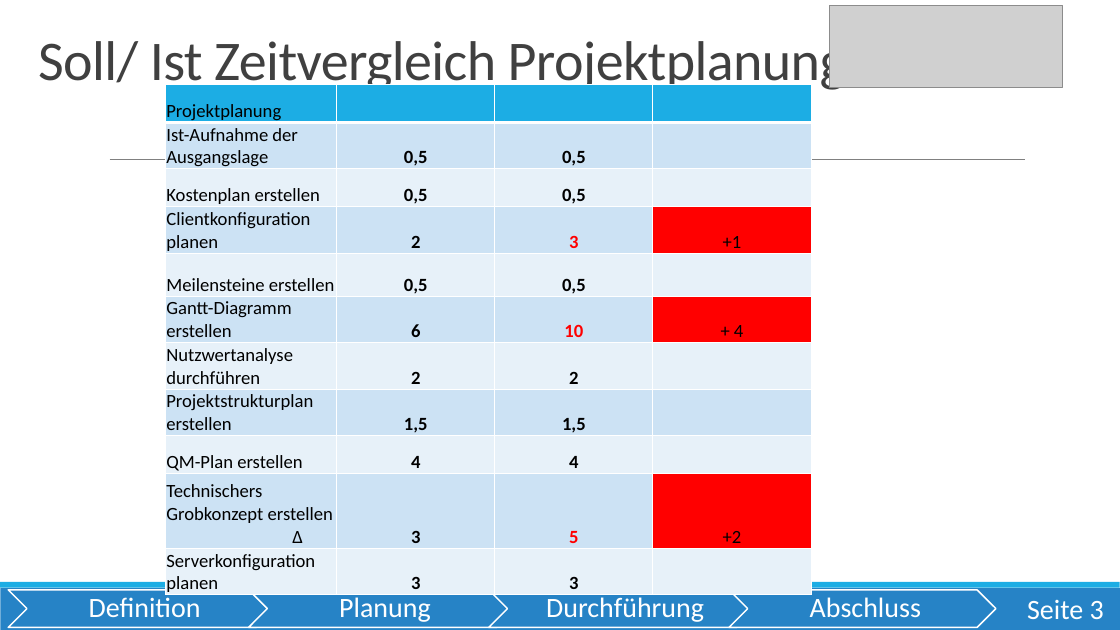
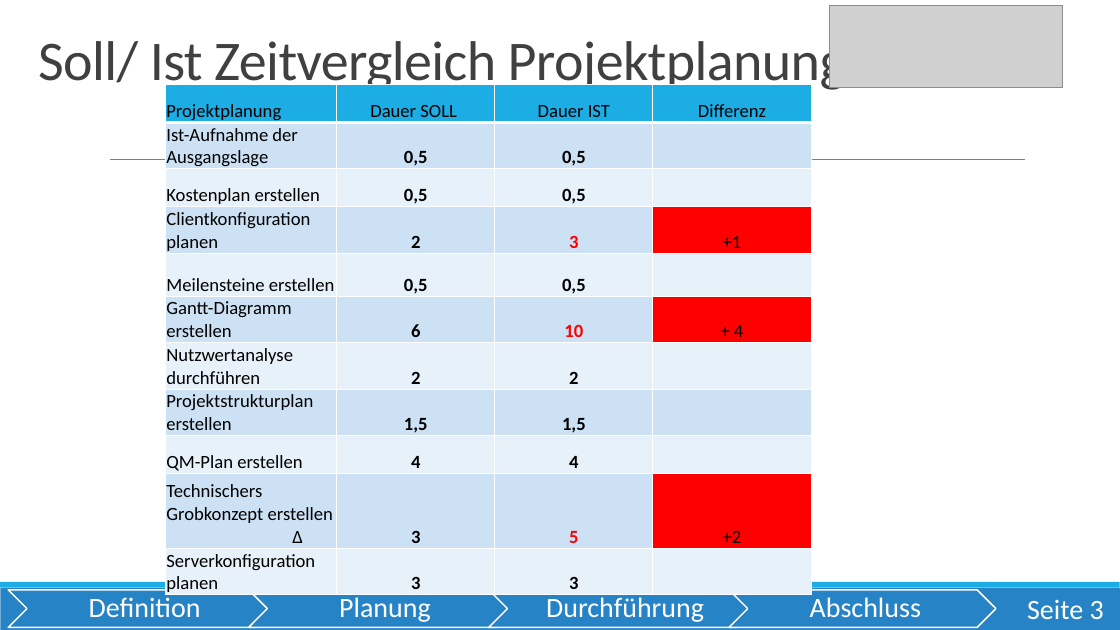
Before and after one commit to OberstufenprojektVOIP/OSP_VOIP, a slide deck: slide 3 of Pr-sentation/Präsi Tim Abschluss.pptx. Drawn at 1120x630 pixels with LibreOffice and Linux fonts; fonts in the diff are those of the drawing; grey boxes stand for pictures. Boxes give left, top, right and bottom in pixels: in the first picture for what was removed or moved away, otherwise in the second. Text is boxed around its words. In the diff, an @@ line names an element or a change of style, - is before the commit and + after.

```diff
--- a/Pr-sentation/Präsi Tim Abschluss.pptx
+++ b/Pr-sentation/Präsi Tim Abschluss.pptx
@@ table at bbox=[166, 85, 811, 596] @@
-row 1: Projektplanung |  |  | 
+row 1: Projektplanung | Dauer SOLL | Dauer IST | Differenz
```
